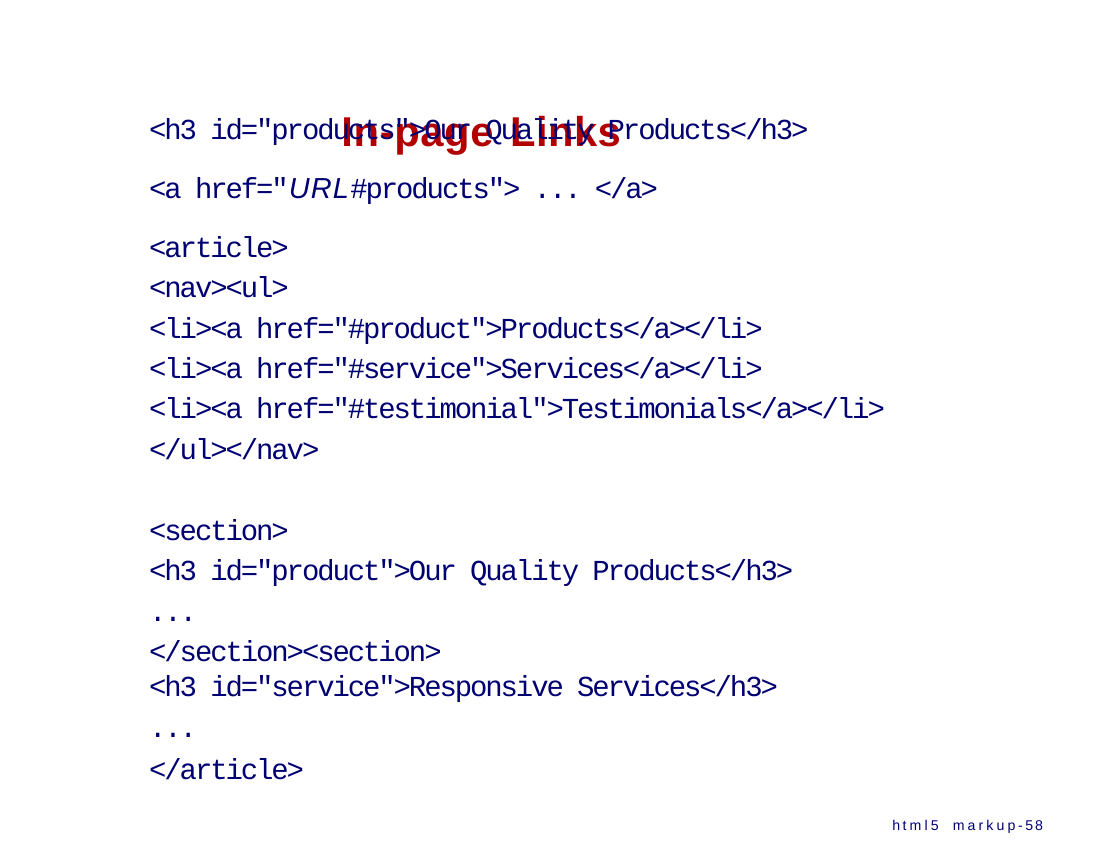
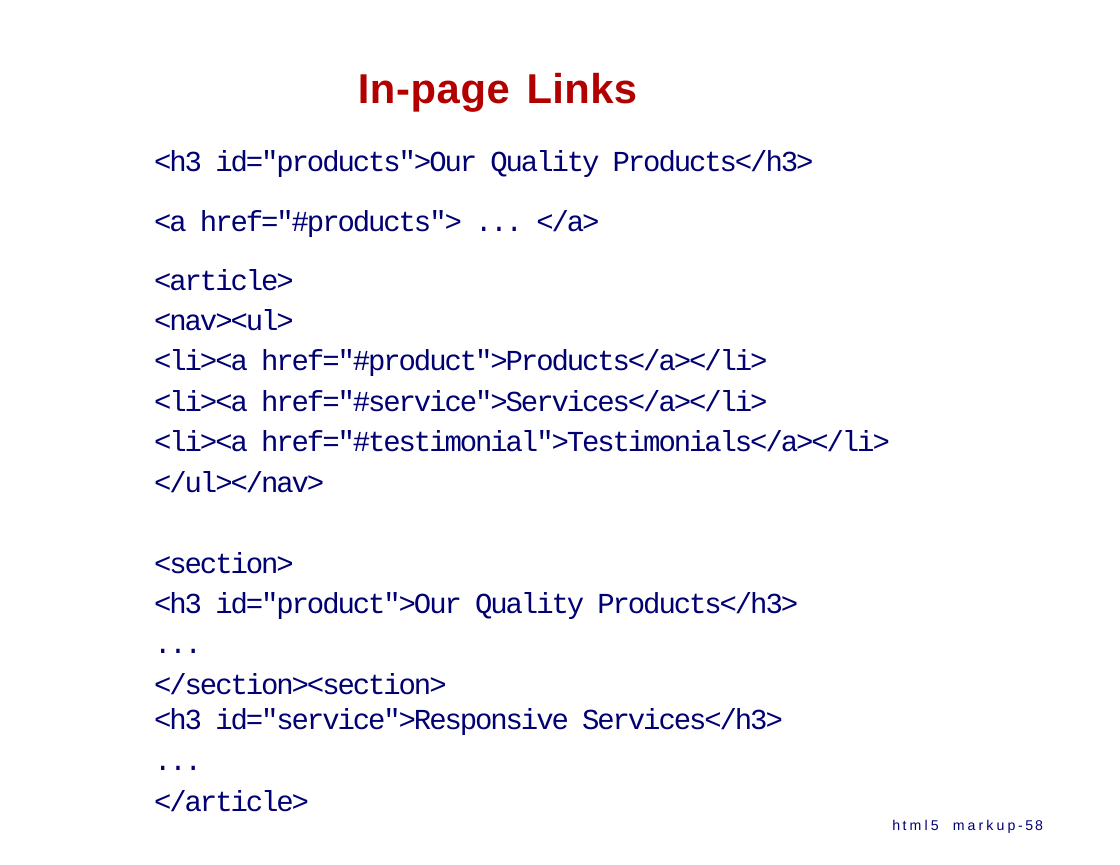
Before and after one commit to ppawar/ppawar.github.io, a slide deck: slide 58 of Spring2020/CSE102-S20/lectures/CSE102_S20_HTML.pptx. Drawn at 1120x865 pixels with LibreOffice and Linux fonts; fonts in the diff are those of the drawing. Boxes give left, top, right and bottom in pixels: in the first picture for what was removed or moved away, otherwise in the second. Text is boxed around its words. In the diff, an @@ line names an element or a change of style, - is before the commit and + after.

```diff
--- a/Spring2020/CSE102-S20/lectures/CSE102_S20_HTML.pptx
+++ b/Spring2020/CSE102-S20/lectures/CSE102_S20_HTML.pptx
@@ title "In-page Links": place and size @@
-title "In-page Links" at (341,115,621,155)
+title "In-page Links" at (358,72,638,112)
@@ text "<h3 id="products">Our Quality Products</h3>": place and size @@
-text "<h3 id="products">Our Quality Products</h3>" at (149,118,885,780)
+text "<h3 id="products">Our Quality Products</h3>" at (154,151,890,812)
@@ text at (154,210,599,237): text changed @@
-<a href="URL#products"> ... </a>
+<a href="#products"> ... </a>
```
Also in this commit, not shown: 23 other slides changed, 1 slide added, 1 slide removed, 3 other files.
